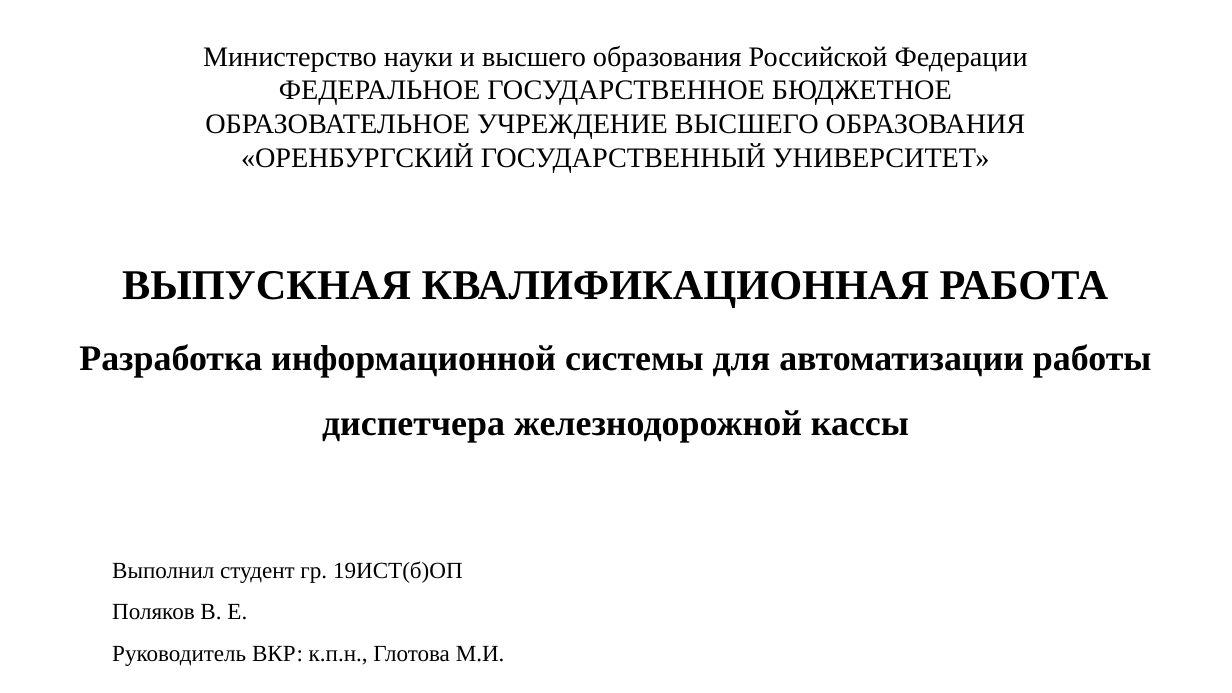
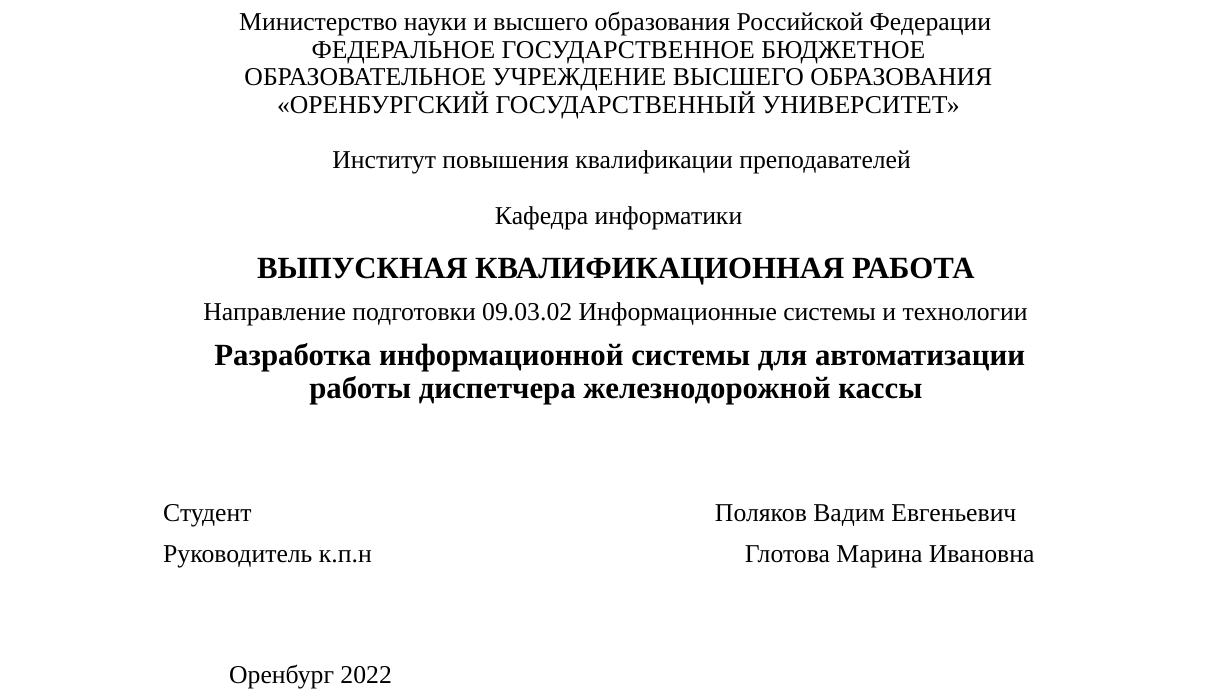
Before and after one commit to DogNellaf/TrainsDiploma, a slide deck: slide 1 of doc/Презентация.pptx. Drawn at 1232x693 pixels with LibreOffice and Linux fonts; fonts in the diff are those of the drawing; background and template pictures are left out. Boxes give left, top, right and bottom in pixels: in the first picture for what was removed or moved away, otherwise in the second. Text is boxed around its words. In the diff, an @@ line names an element or a change of style, - is before the commit and + after.

```diff
--- a/doc/Презентация.pptx
+++ b/doc/Презентация.pptx
@@ text at (239,11,992,229): text changed; size 22 to 20 pt @@
-Министерство науки и высшего образования Российской Федерации
-ФЕДЕРАЛЬНОЕ ГОСУДАРСТВЕННОЕ БЮДЖЕТНОЕ
-ОБРАЗОВАТЕЛЬНОЕ УЧРЕЖДЕНИЕ ВЫСШЕГО ОБРАЗОВАНИЯ
-«ОРЕНБУРГСКИЙ ГОСУДАРСТВЕННЫЙ УНИВЕРСИТЕТ»
+Министерство науки и высшего образования Российской Федерации
+ФЕДЕРАЛЬНОЕ ГОСУДАРСТВЕННОЕ БЮДЖЕТНОЕ
+ОБРАЗОВАТЕЛЬНОЕ УЧРЕЖДЕНИЕ ВЫСШЕГО ОБРАЗОВАНИЯ
+«ОРЕНБУРГСКИЙ ГОСУДАРСТВЕННЫЙ УНИВЕРСИТЕТ»
+Институт повышения квалификации преподавателей
+Кафедра информатики
@@ text added at (163,257,1035,567), 20 pt, text #000000 @@
+ВЫПУСКНАЯ КВАЛИФИКАЦИОННАЯ РАБОТА
+Направление подготовки 09.03.02 Информационные системы и технологии
+Разработка информационной системы для автоматизации работы диспетчера железнодорожной кассы
+Студент Поляков Вадим Евгеньевич
+Руководитель к.п.н Глотова Марина Ивановна
+Оренбург 2022
@@ text removed at (122,271,1108,308) @@
-ВЫПУСКНАЯ КВАЛИФИКАЦИОННАЯ РАБОТА
@@ text removed at (79,344,1152,443) @@
-Разработка информационной системы для автоматизации работы
-диспетчера железнодорожной кассы
@@ text removed at (112,561,505,666) @@
-Выполнил студент гр. 19ИСТ(б)ОП
-Поляков В. Е.
-Руководитель ВКР: к.п.н., Глотова М.И.
```
Also in this commit, not shown: 4 other slides changed, 19 slides added, 1 slide removed, 2 other files.
